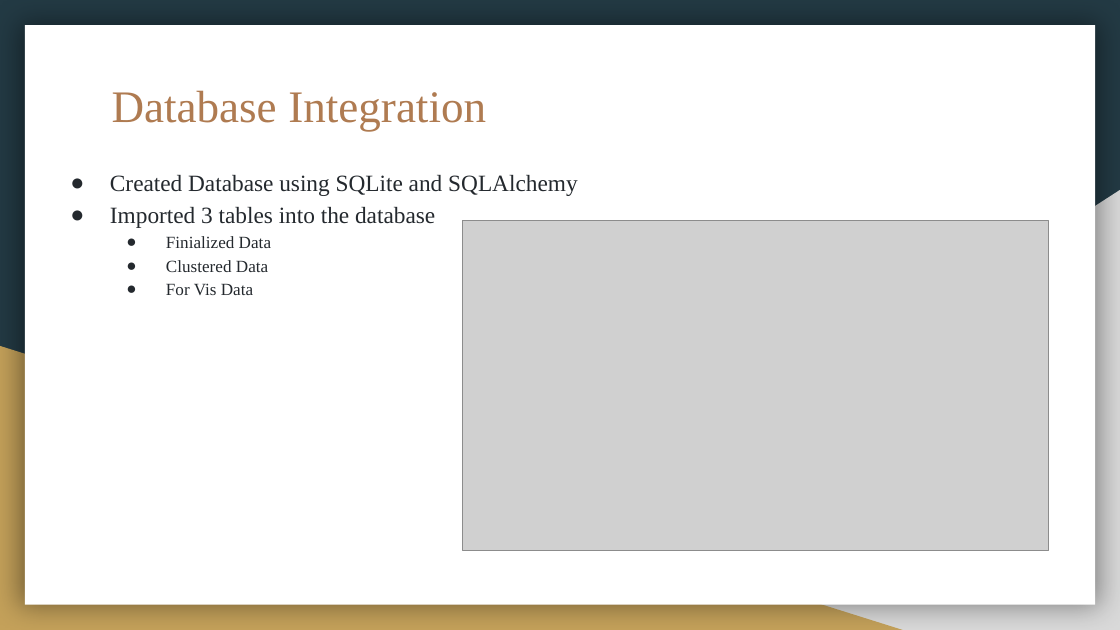
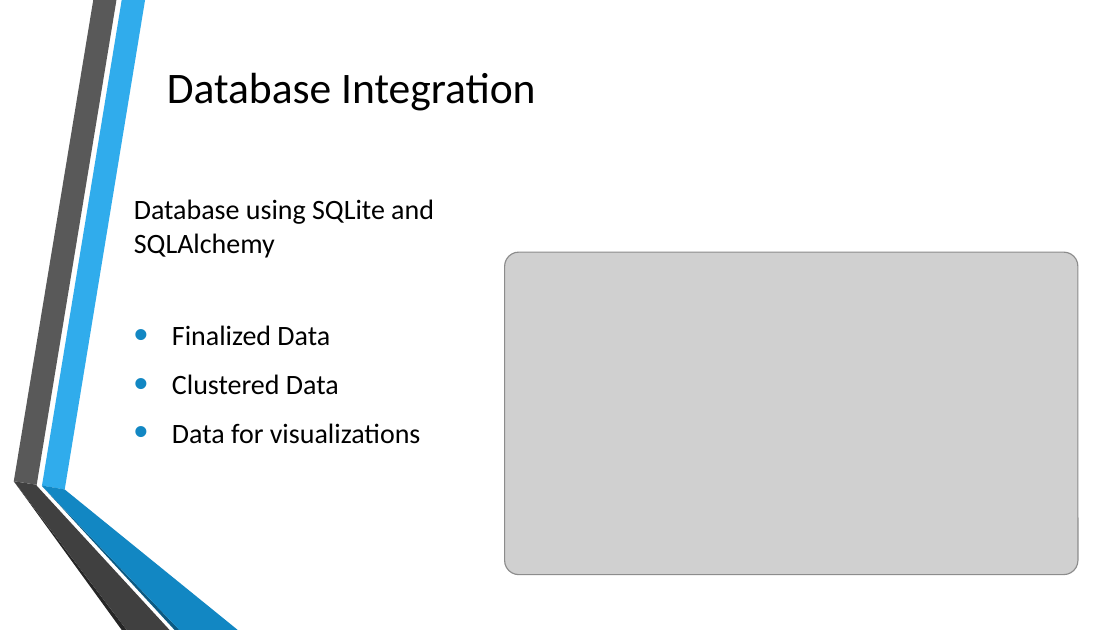
Before and after one commit to joshb738/NBA_Player_Analysis, a slide deck: slide 5 of Visualization/NBA_PLAYER_ANALYSIS.pptx. Drawn at 1120x630 pixels with LibreOffice and Linux fonts; fonts in the diff are those of the drawing; grey boxes stand for pictures; background and template pictures are left out. Boxes give left, top, right and bottom in pixels: in the first picture for what was removed or moved away, otherwise in the second. Text is boxed around its words. In the diff, an @@ line names an element or a change of style, - is before the commit and + after.

```diff
--- a/Visualization/NBA_PLAYER_ANALYSIS.pptx
+++ b/Visualization/NBA_PLAYER_ANALYSIS.pptx
@@ background #233A44 to picture (left out) @@
@@ rectangle removed at [25,26,1095,605] @@
@@ title "Database Integration": place and size @@
-title "Database Integration" at [112,90,486,131]
+title "Database Integration" at [167,72,535,111]
@@ title "Database Integration" at [167,72,535,111]: size 29 to 28 pt, font Times New Roman to Calibri, text colour #AF7B51 to #000000; vertical alignment top to middle @@
@@ text "Database using SQLite and SQLAlchemy": place and size @@
-text "Database using SQLite and SQLAlchemy" at [110,175,577,295]
+text "Database using SQLite and SQLAlchemy" at [134,199,434,444]
@@ text at [134,199,434,346]: text changed; size 15 to 18 pt; font Times New Roman to Calibri; text colour #24292E to #000000 @@
-● Created Database using SQLite and SQLAlchemy
-● Imported 3 tables into the database
-  ● Finialized Data
+Database using SQLite and SQLAlchemy
+• Finalized Data
@@ right triangle removed at [439,190,1120,630] @@
@@ picture: place and size @@
-picture at [463,221,1048,550]
+picture at [505,252,1079,575]
@@ right triangle removed at [0,346,903,630] @@
@@ text at [172,374,339,395]: size 11 to 18 pt, font Times New Roman to Calibri, text colour #24292E to #000000, highlight #FFFFFF to none in "Clustered Data"; bullet ● to •; list level 2 to 1 in "Clustered Data"; line spacing 1.15 to 1; bullet colour #24292E to #1287C3 @@
@@ text at [172,423,421,444]: text changed; size 11 to 18 pt; font Times New Roman to Calibri; text colour #24292E to #000000 @@
-  ● For Vis Data
+• Data for visualizations
@@ group added at [13,0,239,630]: 6 freeform shapes @@
```
Also in this commit, not shown: 10 other slides changed, 1 slide added, 1 slide removed, 1 other file.
